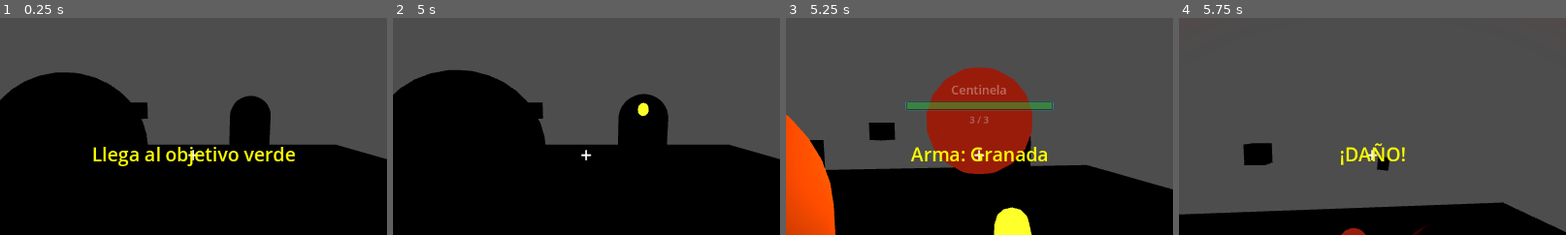
Above: before the commit, frames 1-4 (left to right).
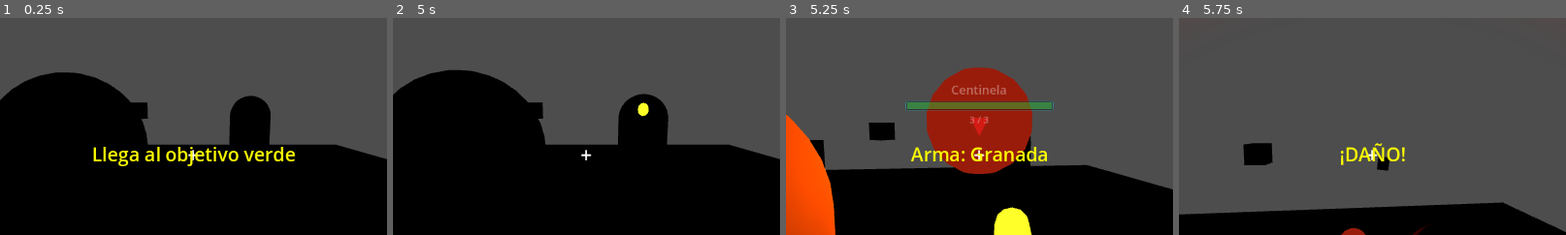
Above: after the commit, the same moments.

Repository: kilder16/NEXUS
Game: Godot game, scene res://scenes/levels/test_level.tscn
Two runs of this game, one before a commit and one after it. Both use one fixed random seed, a clock stepped at 60 frames per second and the inputs below. This scene is started directly instead of the project's main scene.
Inputs (mouse positions are % of the whole screen's width and height, from its top left):
- Up to frame 1 (0.25 s): no input
- Up to frame 2 (5 s): tap Enter at 0.5 s; move the mouse to (49, 52) at 0.52 s; hold Up 0.53-2.78 s; tap Q at 0.6 s; click (49, 52) at 0.67 s; tap Space at 0.77, 1.52, 3.02, 3.77 s; move the mouse to (57, 51) at 1.27 s; tap E at 1.35 s; click (57, 51) at 1.42 s; move the mouse to (42, 49) at 2.02 s; tap 1 at 2.1 s; click (42, 49) at 2.17 s; move the mouse to (51, 50) at 2.77 s; hold Left 2.78-3.53 s; tap 2 at 2.85 s; click (51, 50) at 2.92 s; move the mouse to (46, 48) at 3.52 s; hold Up 3.53-4.25 s; tap 3 at 3.6 s; click (46, 48) at 3.67 s; click "REINTENTAR" at 4.25 s
- Up to frame 3 (5.25 s): move the mouse to (55, 50) at 5.02 s; hold Up from 5.03 s (still down); tap 4 at 5.1 s; click (55, 50) at 5.17 s
- Up to frame 4 (5.75 s): keep holding Up; tap Space at 5.27 s
The pictures show only the part of the screen within x 25-75%, y 19-69%; the shares and areas given below are measured in that part.

Frames 1-2 are identical in both runs. In frame 3, 0.2% of the frame differs, in the area x 47-53%, y 45-55%; in frame 4, nothing differs.

Commit message:
rework(hud): reemplaza hitmarker visual por target indicator Predator
Cambio conceptual: el feedback visual del HUD pasa de hitmarker
(parpadeo al pegarle al enemy) a target indicator (triángulo
rojo persistente mientras apunta a un enemy), inspirado en el
reticle de Predator.

Implementación:
- Nodo Hitmarker reemplazado por TargetIndicator (Label "▼"
  font_size 36, posición 40px arriba del crosshair "+").
- Color base blanco con modulate rojo Predator (1, 0.1, 0.1).
- Fade-in 150ms al detectar enemy, fade-out 150ms al perderlo.
- Reusa la detección de aimed_far en _update_enemy_indicator
  que ya corre cada frame (sin overhead nuevo).

show_hitmarker queda como stub vacío para compatibilidad. SFX
"hitmarker_tick" se mantiene como feedback auditivo del impacto.

Co-Authored-By: Claude Opus 4.7 (1M context) <noreply@anthropic.com>

Diff:
--- a/scenes/ui/hud.tscn
+++ b/scenes/ui/hud.tscn
@@ -191,7 +191,7 @@
 theme_override_font_sizes/font_size = 30
 text = "+"
 
-[node name="HitmarkerContainer" type="CenterContainer" parent="."]
+[node name="TargetIndicatorContainer" type="CenterContainer" parent="."]
 anchors_preset = 15
 anchor_right = 1.0
 anchor_bottom = 1.0
@@ -199,51 +199,25 @@
 grow_vertical = 2
 mouse_filter = 2
 
-[node name="Hitmarker" type="Control" parent="HitmarkerContainer"]
-custom_minimum_size = Vector2(60, 60)
-layout_mode = 2
-mouse_filter = 2
-modulate = Color(1, 1, 1, 0)
-
-[node name="ChevronTopLeft" type="ColorRect" parent="HitmarkerContainer/Hitmarker"]
+[node name="TargetIndicator" type="Control" parent="TargetIndicatorContainer"]
+custom_minimum_size = Vector2(40, 60)
+layout_mode = 2
+mouse_filter = 2
+modulate = Color(1, 0.1, 0.1, 0)
+
+[node name="ArrowDown" type="Label" parent="TargetIndicatorContainer/TargetIndicator"]
 layout_mode = 1
 anchors_preset = 0
-offset_left = 6.0
-offset_top = 6.0
-offset_right = 22.0
-offset_bottom = 10.0
-mouse_filter = 2
-color = Color(1, 1, 1, 1)
-
-[node name="ChevronTopRight" type="ColorRect" parent="HitmarkerContainer/Hitmarker"]
-layout_mode = 1
-anchors_preset = 0
-offset_left = 38.0
-offset_top = 6.0
-offset_right = 54.0
-offset_bottom = 10.0
-mouse_filter = 2
-color = Color(1, 1, 1, 1)
-
-[node name="ChevronBottomLeft" type="ColorRect" parent="HitmarkerContainer/Hitmarker"]
-layout_mode = 1
-anchors_preset = 0
-offset_left = 6.0
-offset_top = 50.0
-offset_right = 22.0
-offset_bottom = 54.0
-mouse_filter = 2
-color = Color(1, 1, 1, 1)
-
-[node name="ChevronBottomRight" type="ColorRect" parent="HitmarkerContainer/Hitmarker"]
-layout_mode = 1
-anchors_preset = 0
-offset_left = 38.0
-offset_top = 50.0
-offset_right = 54.0
-offset_bottom = 54.0
-mouse_filter = 2
-color = Color(1, 1, 1, 1)
+offset_left = 0.0
+offset_top = -40.0
+offset_right = 40.0
+offset_bottom = 0.0
+mouse_filter = 2
+theme_override_colors/font_color = Color(1, 1, 1, 1)
+theme_override_font_sizes/font_size = 36
+text = "▼"
+horizontal_alignment = 1
+vertical_alignment = 1
 
 [node name="EnemyHealthIndicator" type="Control" parent="."]
 layout_mode = 3
--- a/scripts/player/player.gd
+++ b/scripts/player/player.gd
@@ -335,12 +335,8 @@
 			if damage_target.is_in_group("enemy"):
 				if is_headshot:
 					AudioManager.play_sfx("headshot_ding")
-					if hud and hud.has_method("show_hitmarker"):
-						hud.show_hitmarker(Color(1, 0.3, 0.3, 1))  # rojo headshot
 				else:
 					AudioManager.play_sfx("hitmarker_tick")
-					if hud and hud.has_method("show_hitmarker"):
-						hud.show_hitmarker(Color(1, 0.9, 0.2, 1))  # amarillo default
 		else:
 			ParticleManager.spawn_impact(hit_result.position, hit_result.normal, "wall")
 
@@ -531,6 +527,11 @@
 					color = Color(1.0, 0.3, 0.3, 1)  # rojo
 		hud.set_crosshair_color(color)
 
+	# Target indicator estilo Predator: visible mientras el raycast
+	# detecta un enemy (cualquier distancia dentro del aim_ray_length).
+	if hud.has_method("set_target_locked"):
+		hud.set_target_locked(aimed_far != null)
+
 func die():
 	if is_dead:
 		return
--- a/scripts/ui/hud.gd
+++ b/scripts/ui/hud.gd
@@ -11,12 +11,14 @@
 @onready var ammo_label: Label = $WeaponBox/AmmoLabel
 @onready var crosshair = $Crosshair
 @onready var crosshair_label: Label = $Crosshair/Label
-@onready var hitmarker: Control = $HitmarkerContainer/Hitmarker
+@onready var target_indicator: Control = $TargetIndicatorContainer/TargetIndicator
 @onready var message_label = $MessageLabel
 
-# Tween activo del hitmarker. Lo guardamos para cancelarlo si llega un nuevo
-# hit antes de que termine el fade del anterior (evita acumulación).
-var _hitmarker_tween: Tween = null
+# Target indicator estilo Predator: triángulo rojo (▼) sobre el crosshair
+# que aparece mientras el raycast detecta un enemy y desaparece al perderlo.
+# Driven desde player.gd::_update_enemy_indicator (cada frame).
+var _target_visible: bool = false
+var _target_tween: Tween = null
 
 # Damage indicator direccional: 4 ColorRect estáticos pegados a los bordes
 # del HUD. Cada barra se activa cuando el atacante está predominantemente
@@ -213,25 +215,27 @@
 	if crosshair_label:
 		crosshair_label.modulate = color
 
-func show_hitmarker(color: Color = Color(1, 0.9, 0.2, 1)) -> void:
-	# Hitmarker visual: 4 Labels unicode (╲ ╱ ╱ ╲) en las 4 esquinas del
-	# Control "Hitmarker", fade del modulate del padre de 1 → 0 en 250ms.
-	# Approach elegido para esquivar las técnicas que fallaron en el HUD
-	# CanvasLayer durante Día 4 (_draw() custom y Controls con rotation
-	# no renderizan). Labels estáticos + modulate + Tween están todos
-	# validados en este HUD (crosshair de colores, damage indicator).
-	# Color amarillo default; 4.5 lo va a llamar con rojo en headshot.
-	if not hitmarker:
-		return
-	if _hitmarker_tween and _hitmarker_tween.is_valid():
-		_hitmarker_tween.kill()
-	hitmarker.modulate = color
-	hitmarker.modulate.a = 1.0
-	_hitmarker_tween = create_tween()
-	# Visible fijo 100ms + fade out 350ms = 450ms total. Suficiente para
-	# que el ojo registre el flash sin convertirlo en estorbo visual.
-	_hitmarker_tween.tween_interval(0.1)
-	_hitmarker_tween.tween_property(hitmarker, "modulate:a", 0.0, 0.35)
+func set_target_locked(locked: bool) -> void:
+	# Target indicator estilo Predator: fade-in 150ms cuando el raycast
+	# del aim detecta un enemy, fade-out 150ms al perderlo. Idempotente
+	# vía _target_visible (evita reiniciar el tween cada frame mientras
+	# el state no cambia).
+	if not target_indicator:
+		return
+	if locked == _target_visible:
+		return
+	_target_visible = locked
+	if _target_tween and _target_tween.is_valid():
+		_target_tween.kill()
+	_target_tween = create_tween()
+	var target_alpha: float = 1.0 if locked else 0.0
+	_target_tween.tween_property(target_indicator, "modulate:a", target_alpha, 0.15)
+
+func show_hitmarker(_color: Color = Color(1, 0.9, 0.2, 1)) -> void:
+	# Reemplazado por set_target_locked (driven cada frame desde
+	# _update_enemy_indicator). Queda como stub vacío para que las
+	# llamadas legacy en player.gd no rompan si quedan referencias.
+	pass
 
 func show_message(text: String, duration: float = 2.0):
 	if message_label:
